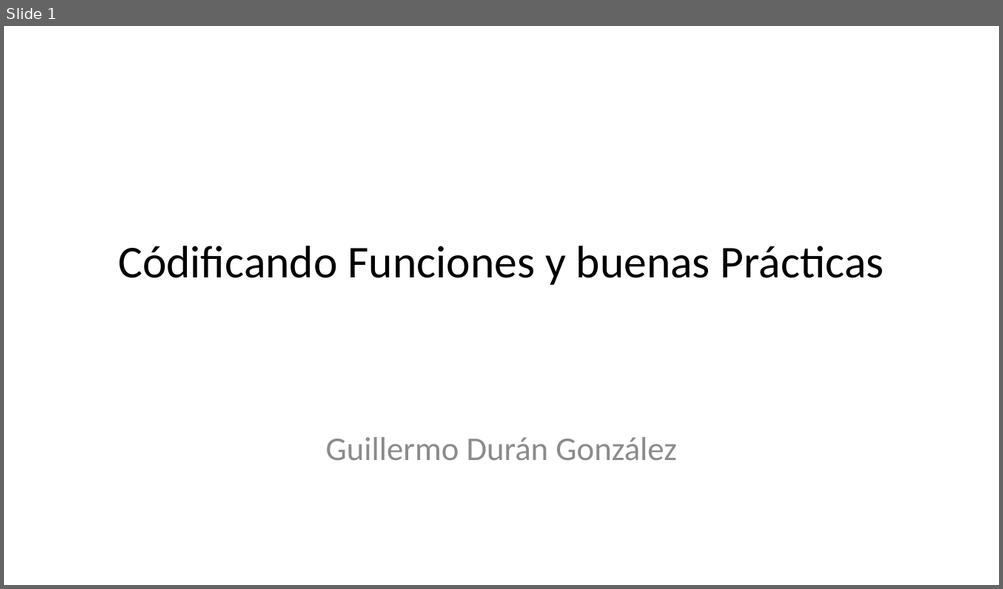
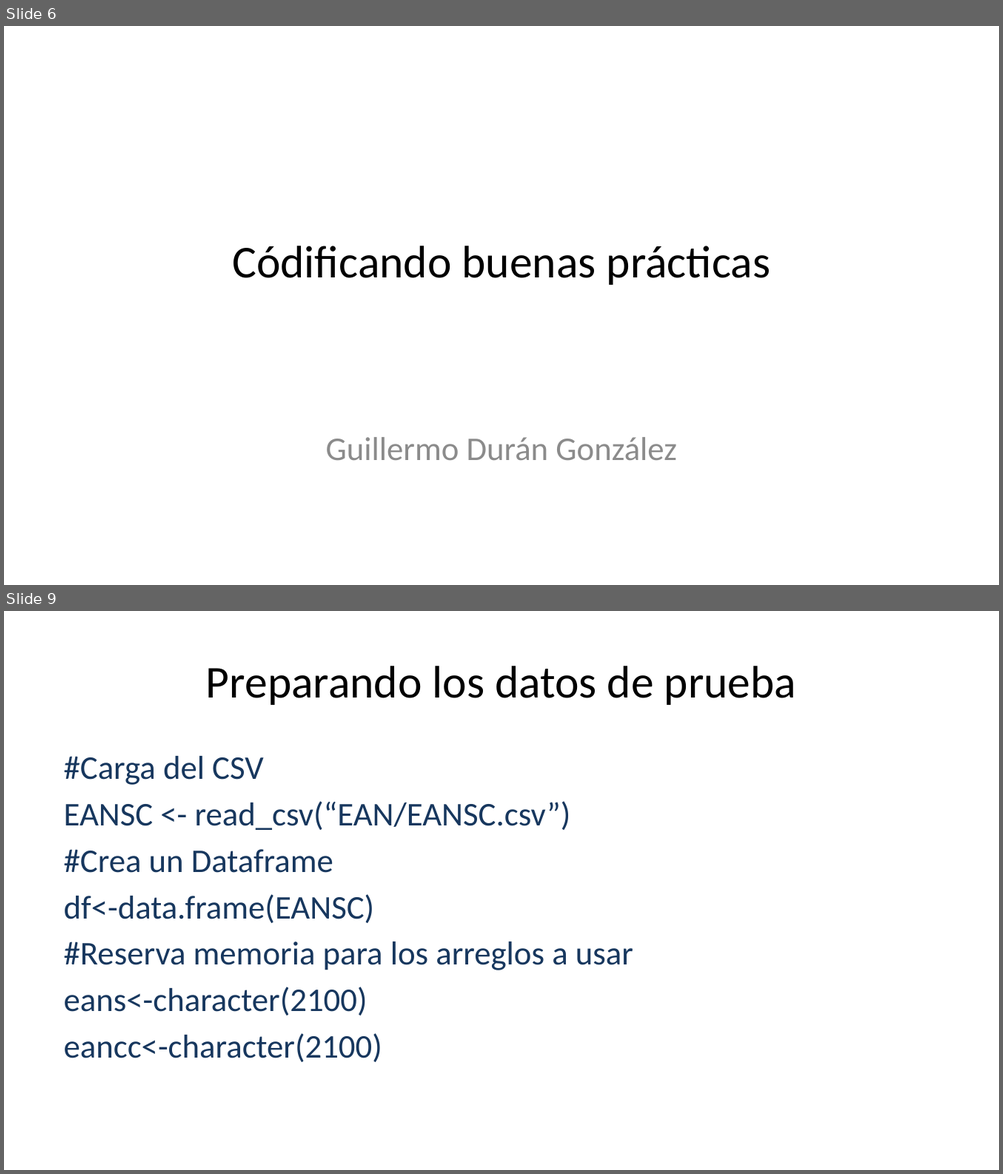
Before and after one commit to gdurang/Semana-4, a slide deck: Funcion_EAN/Presentación.pptx. Shown one above the other, each under a label of ours: slide 1 before the commit, slides 6 and 9 after it; the slides between them are not shown. The pictures are 1003x589 and 1003x1174 pixels, drawn with LibreOffice and Linux fonts; fonts in the diff are those of the drawing. Boxes give left, top, right and bottom in pixels: in the first picture for what was removed or moved away, otherwise in the second. Text is boxed around its words. In the diff, an @@ line names an element or a change of style, - is before the commit and + after.

```diff
--- a/Funcion_EAN/Presentación.pptx
+++ b/Funcion_EAN/Presentación.pptx
@@ slide 9 added at [4,611,999,1170], background #FFFFFF @@
@@ title added at [206,666,797,705], 33 pt, text #000000 @@
+Preparando los datos de prueba
@@ text added at [64,756,633,1062], 24 pt, text #17375E @@
+#Carga del CSV
+EANSC <- read_csv(“EAN/EANSC.csv”)
+#Crea un Dataframe
+df<-data.frame(EANSC)
+#Reserva memoria para los arreglos a usar
+eans<-character(2100)
+eancc<-character(2100)
@@ what was slide 1 is now slide 6 @@
@@ slide 6 changed as well @@
@@ title at [232,246,770,285]: text changed @@
-Códificando Funciones y buenas Prácticas
+Códificando buenas prácticas
```
Also in this commit, not shown: 3 other slides changed, 6 other slides added, 1 slide removed, 2 other files.
